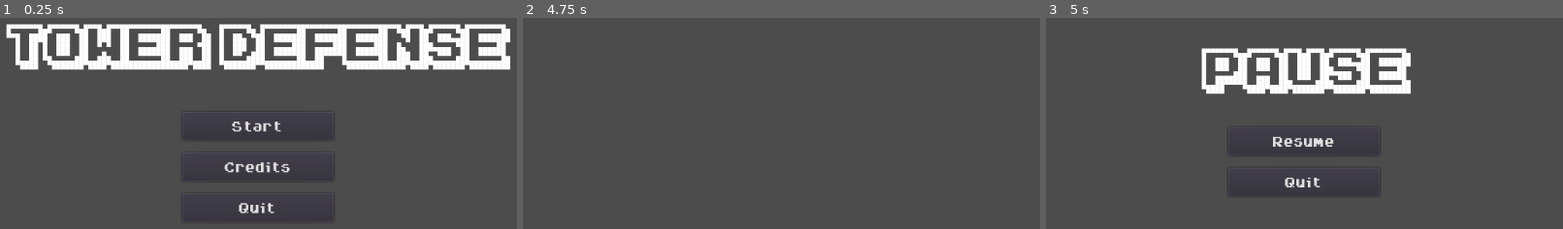
Above: before the commit, frames 1-3 (left to right).
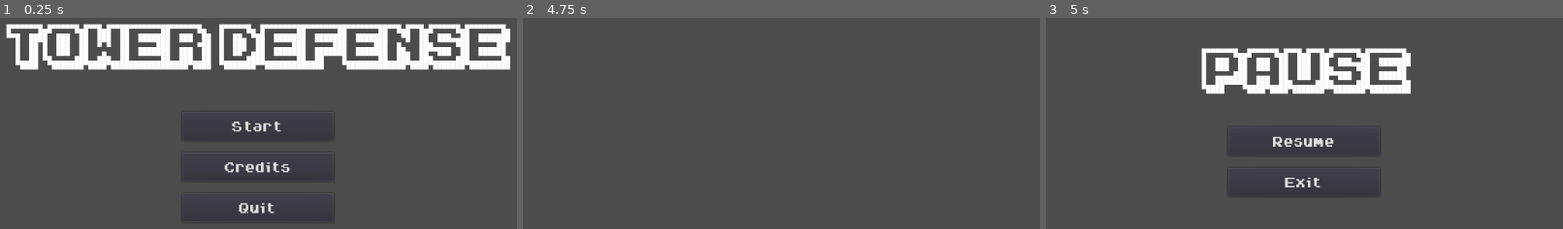
Above: after the commit, the same moments.

Repository: Godot-Wild-Jam-22-Team/TowerDefense
Game: Godot game, scene res://GUI/StartScreen.tscn
The game is run twice, just before and just after one commit, with the same random seed, the same clock (stepped at 60 frames per second) and the same inputs.
Inputs:
- Up to frame 1 (0.25 s): no input
- Up to frame 2 (4.75 s): click "Start" at 0.5 s; tap Enter at 1.25, 2.75, 4.25 s; tap Space at 2, 3.5 s
- Up to frame 3 (5 s): tap Escape (pause) at 4.9 s

Frames 1-2 are identical in both runs. In frame 3, less than 0.1% of the frame differs, in the area x 46-51%, y 75-81%.

Commit message:
Separated pause scene
Made a separate scene for pause screen

Diff:
--- a/GWJ22/GUI/PauseMenu.gd
+++ b/GWJ22/GUI/PauseMenu.gd
@@ -6,6 +6,7 @@
 
 func _ready() -> void:
 	set_process_input(false)
+	visible = false
 
 func open() -> void:
 	set_process_input(true)
--- /dev/null
+++ b/GWJ22/GUI/PauseMenu.tscn
@@ -0,0 +1,58 @@
+[gd_scene load_steps=4 format=2]
+
+[ext_resource path="res://Assets/Fonts/Title_font.tres" type="DynamicFont" id=1]
+[ext_resource path="res://Assets/Themes/Base_theme.tres" type="Theme" id=2]
+[ext_resource path="res://GUI/PauseMenu.gd" type="Script" id=3]
+
+[node name="PauseMenu" type="Control"]
+pause_mode = 2
+anchor_right = 1.0
+anchor_bottom = 1.0
+theme = ExtResource( 2 )
+script = ExtResource( 3 )
+__meta__ = {
+"_edit_use_anchors_": false
+}
+
+[node name="PauseLabel" type="Label" parent="."]
+anchor_left = 0.5
+anchor_top = 0.5
+anchor_right = 0.5
+anchor_bottom = 0.5
+margin_left = -135.0
+margin_top = -92.0
+margin_right = 135.0
+margin_bottom = -23.0
+custom_fonts/font = ExtResource( 1 )
+text = "Pause"
+__meta__ = {
+"_edit_use_anchors_": false
+}
+
+[node name="VBoxContainer" type="VBoxContainer" parent="."]
+anchor_left = 0.5
+anchor_top = 0.5
+anchor_right = 0.5
+anchor_bottom = 0.5
+margin_left = -100.0
+margin_top = 20.0
+margin_right = 100.0
+margin_bottom = 164.0
+__meta__ = {
+"_edit_use_anchors_": false
+}
+
+[node name="ResumeButton" type="Button" parent="VBoxContainer"]
+margin_right = 200.0
+margin_bottom = 38.0
+rect_min_size = Vector2( 200, 38 )
+text = "Resume"
+
+[node name="QuitButton" type="Button" parent="VBoxContainer"]
+margin_top = 54.0
+margin_right = 200.0
+margin_bottom = 92.0
+rect_min_size = Vector2( 200, 38 )
+text = "Exit"
+[connection signal="pressed" from="VBoxContainer/ResumeButton" to="." method="_on_ResumeButton_pressed"]
+[connection signal="pressed" from="VBoxContainer/QuitButton" to="." method="_on_QuitButton_pressed"]
--- a/GWJ22/Game.tscn
+++ b/GWJ22/Game.tscn
@@ -1,9 +1,7 @@
-[gd_scene load_steps=5 format=2]
+[gd_scene load_steps=3 format=2]
 
 [ext_resource path="res://Game.gd" type="Script" id=1]
-[ext_resource path="res://Assets/Fonts/Title_font.tres" type="DynamicFont" id=2]
-[ext_resource path="res://Assets/Themes/Base_theme.tres" type="Theme" id=3]
-[ext_resource path="res://GUI/PauseMenu.gd" type="Script" id=4]
+[ext_resource path="res://GUI/PauseMenu.tscn" type="PackedScene" id=2]
 
 [node name="Game" type="Node"]
 script = ExtResource( 1 )
@@ -21,56 +19,4 @@
 
 [node name="PauseScreen" type="CanvasLayer" parent="."]
 
-[node name="PauseMenu" type="Control" parent="PauseScreen"]
-pause_mode = 2
-visible = false
-anchor_right = 1.0
-anchor_bottom = 1.0
-theme = ExtResource( 3 )
-script = ExtResource( 4 )
-__meta__ = {
-"_edit_use_anchors_": false
-}
-
-[node name="PauseLabel" type="Label" parent="PauseScreen/PauseMenu"]
-anchor_left = 0.5
-anchor_top = 0.5
-anchor_right = 0.5
-anchor_bottom = 0.5
-margin_left = -135.0
-margin_top = -92.0
-margin_right = 135.0
-margin_bottom = -23.0
-custom_fonts/font = ExtResource( 2 )
-text = "Pause"
-__meta__ = {
-"_edit_use_anchors_": false
-}
-
-[node name="VBoxContainer" type="VBoxContainer" parent="PauseScreen/PauseMenu"]
-anchor_left = 0.5
-anchor_top = 0.5
-anchor_right = 0.5
-anchor_bottom = 0.5
-margin_left = -100.0
-margin_top = 20.0
-margin_right = 100.0
-margin_bottom = 164.0
-__meta__ = {
-"_edit_use_anchors_": false
-}
-
-[node name="ResumeButton" type="Button" parent="PauseScreen/PauseMenu/VBoxContainer"]
-margin_right = 200.0
-margin_bottom = 38.0
-rect_min_size = Vector2( 200, 38 )
-text = "Resume"
-
-[node name="QuitButton" type="Button" parent="PauseScreen/PauseMenu/VBoxContainer"]
-margin_top = 54.0
-margin_right = 200.0
-margin_bottom = 92.0
-rect_min_size = Vector2( 200, 38 )
-text = "Quit"
-[connection signal="pressed" from="PauseScreen/PauseMenu/VBoxContainer/ResumeButton" to="PauseScreen/PauseMenu" method="_on_ResumeButton_pressed"]
-[connection signal="pressed" from="PauseScreen/PauseMenu/VBoxContainer/QuitButton" to="PauseScreen/PauseMenu" method="_on_QuitButton_pressed"]
+[node name="PauseMenu" parent="PauseScreen" instance=ExtResource( 2 )]
